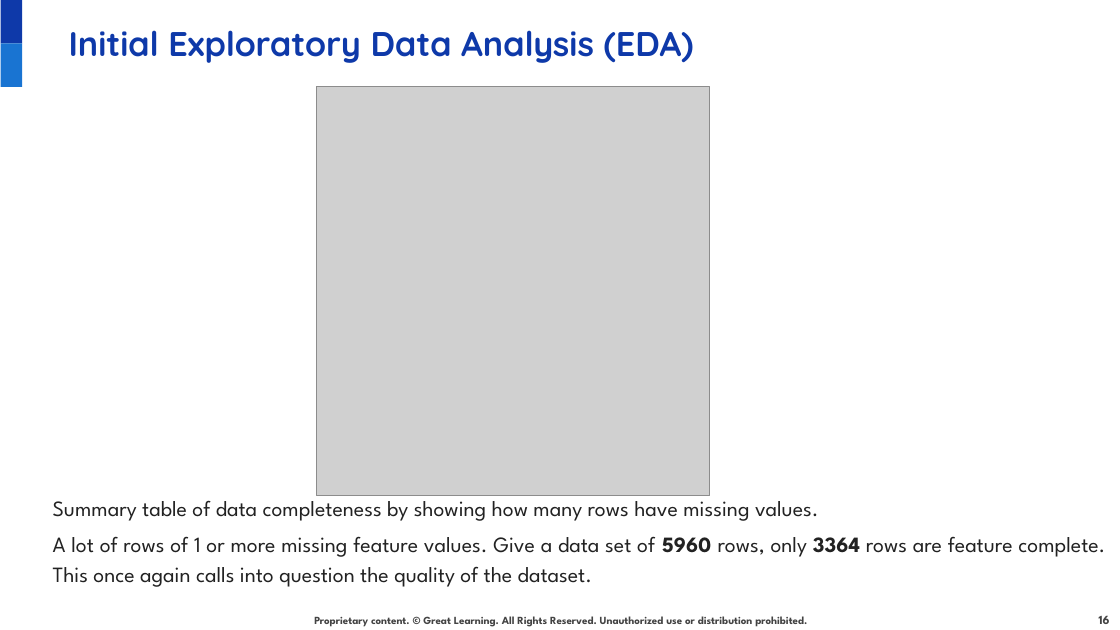
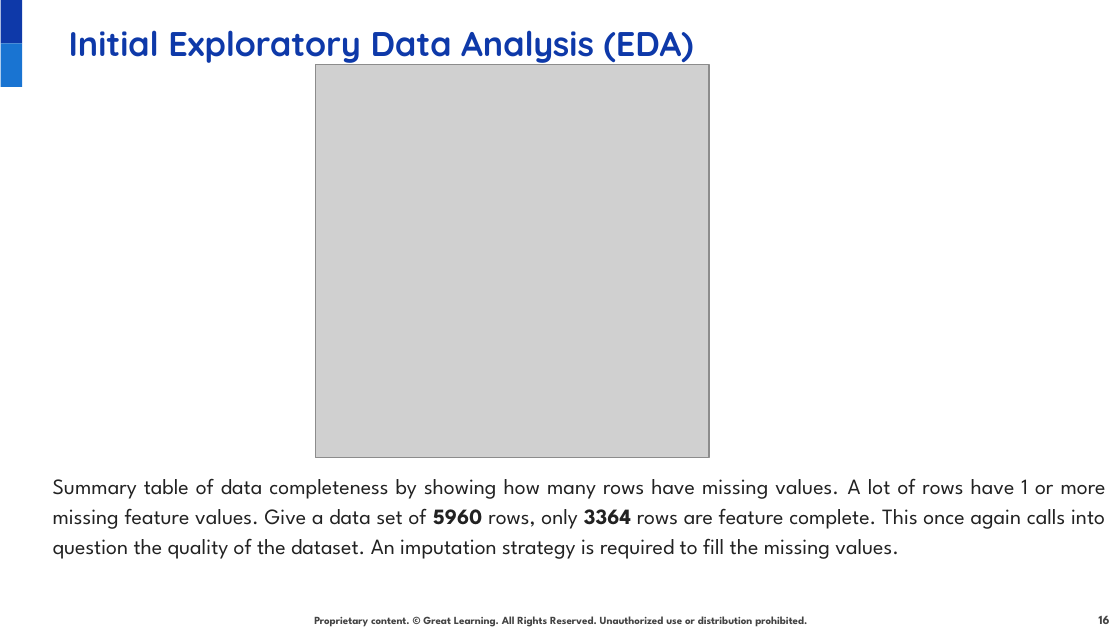
Before and after one commit to juanbucz/GreatLearning-TermProjects, a slide deck: slide 16 of Neural Networks - Loan Default/Loan Default Prediction Presentation - Business Interpretation - John Buczkowski.pptx. Drawn at 1120x630 pixels with LibreOffice and Linux fonts; fonts in the diff are those of the drawing; grey boxes stand for pictures; background and template pictures are left out. Boxes give left, top, right and bottom in pixels: in the first picture for what was removed or moved away, otherwise in the second. Text is boxed around its words. In the diff, an @@ line names an element or a change of style, - is before the commit and + after.

Commit message:
GL NN Loan Default Prediction Presentation - Added correlation matrix and table.

```diff
--- a/Neural Networks - Loan Default/Loan Default Prediction Presentation - Business Interpretation - John Buczkowski.pptx
+++ b/Neural Networks - Loan Default/Loan Default Prediction Presentation - Business Interpretation - John Buczkowski.pptx
@@ picture: place and size @@
-picture at box(317, 86, 710, 496)
+picture at box(316, 65, 709, 458)
@@ text at box(53, 478, 1106, 559): text changed @@
-Summary table of data completeness by showing how many rows have missing values.
-A lot of rows of 1 or more missing feature values. Give a data set of 5960 rows, only 3364 rows are feature complete. This once again calls into question the quality of the dataset.
+Summary table of data completeness by showing how many rows have missing values. A lot of rows have 1 or more missing feature values. Give a data set of 5960 rows, only 3364 rows are feature complete. This once again calls into question the quality of the dataset. An imputation strategy is required to fill the missing values.
```
Also in this commit, not shown: 6 slides added.
